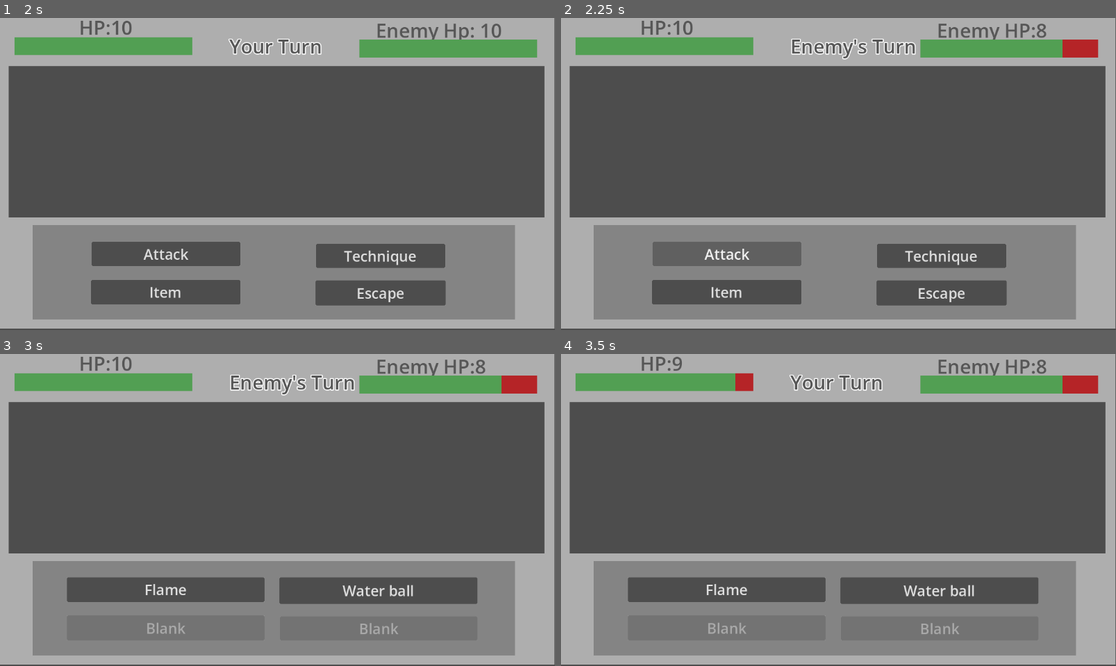
Above: before the commit, frames 1-4 (two rows, left to right).
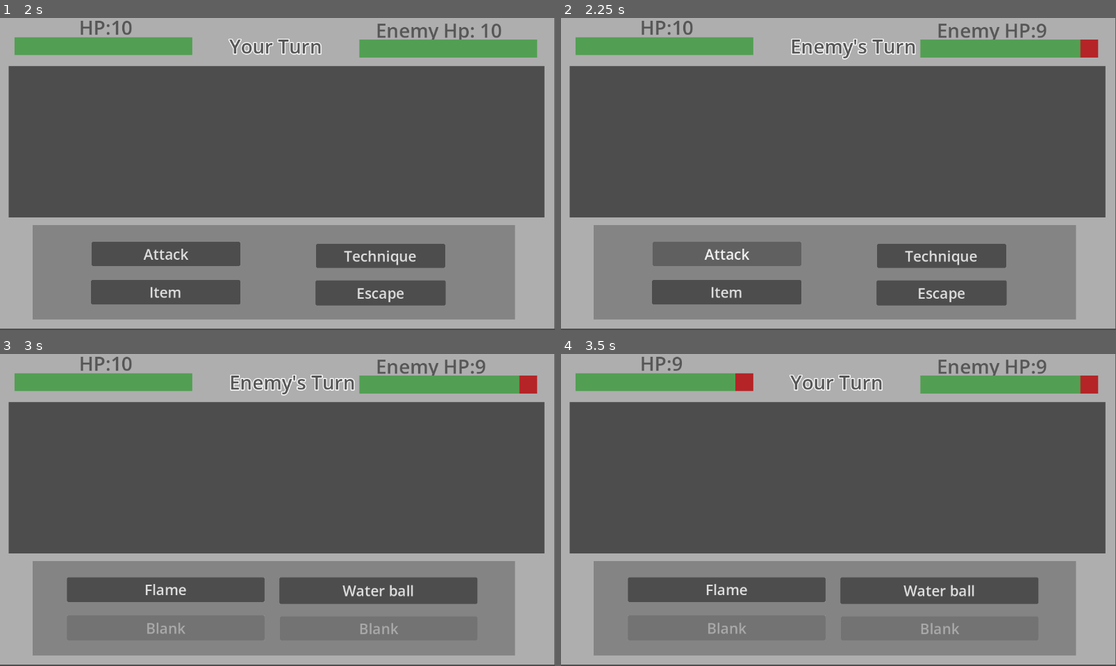
Above: after the commit, the same moments.

Repository: harrilo-boop/Final-design
Game: Godot game, scene res://scenes/overworld.tscn
Same seed, same stepped clock (60 frames per second), same inputs: the game is played once before the commit and once after it.
Inputs:
- Up to frame 1 (2 s): tap Enter at 0.5 s; hold D (ui_right) 0.53-1.28 s; tap Space at 1.25 s; hold S (ui_down) from 1.28 s (still down)
- Up to frame 2 (2.25 s): release S (ui_down) at 2 s; click "Attack" at 2 s
- Up to frame 3 (3 s): click "Technique" at 2.75 s
- Up to frame 4 (3.5 s): no input

Frame 1 is identical in both runs. In frame 2, 0.2% of the frame differs, in the area x 85-94%, y 2-13%; in frame 3, 0.2%; in frame 4, 0.2%.

Commit message:
Developing weapon system and techniques fixing

Diff:
--- /dev/null
+++ b/final-project/resources/Item/Defend_base1.tres
@@ -0,0 +1,10 @@
+[gd_resource type="Resource" script_class="item_resource" format=3 uid="uid://c8wqwmqpf3roy"]
+
+[ext_resource type="Script" uid="uid://dbd68g4nt4do" path="res://script/resource_item.gd" id="1_h1nvb"]
+
+[resource]
+script = ExtResource("1_h1nvb")
+type = 2
+defend_amount = 5
+duration_round = 3
+metadata/_custom_type_script = "uid://dbd68g4nt4do"
--- /dev/null
+++ b/final-project/resources/Item/Heal_base1.tres
@@ -0,0 +1,10 @@
+[gd_resource type="Resource" script_class="item_resource" format=3 uid="uid://dqrcqil83oers"]
+
+[ext_resource type="Script" uid="uid://dbd68g4nt4do" path="res://script/resource_item.gd" id="1_dpl11"]
+
+[resource]
+script = ExtResource("1_dpl11")
+item_name = "Heal Potion"
+type = 3
+heal_amount = 5
+metadata/_custom_type_script = "uid://dbd68g4nt4do"
--- a/final-project/resources/Tech/Heal_tech1.tres
+++ b/final-project/resources/Tech/Heal_tech1.tres
@@ -9,4 +9,5 @@
 tech_atk = 0
 tech_hp = 4
 tech_tp = 4
+required_level = 2
 metadata/_custom_type_script = "uid://cdhyyklnof0xc"
--- a/final-project/resources/Weapon/Weapon_base1.tres
+++ b/final-project/resources/Weapon/Weapon_base1.tres
@@ -5,5 +5,5 @@
 [resource]
 script = ExtResource("1_kjib2")
 weapon_name = "Starter sword"
-weapon_atk = 2
+weapon_atk = 5
 metadata/_custom_type_script = "uid://3carq7cxrsxi"
--- a/final-project/resources/Weapon/Weapon_base2.tres
+++ b/final-project/resources/Weapon/Weapon_base2.tres
@@ -5,5 +5,5 @@
 [resource]
 script = ExtResource("1_q48t2")
 weapon_name = "Wood sword"
-weapon_atk = 2
+weapon_atk = 4
 metadata/_custom_type_script = "uid://3carq7cxrsxi"
--- a/final-project/scenes/Town.tscn
+++ b/final-project/scenes/Town.tscn
@@ -12,9 +12,6 @@
 [sub_resource type="RectangleShape2D" id="RectangleShape2D_g5sqg"]
 size = Vector2(189, 306)
 
-[sub_resource type="RectangleShape2D" id="RectangleShape2D_gry36"]
-size = Vector2(174, 345.25)
-
 [sub_resource type="RectangleShape2D" id="RectangleShape2D_8xh0m"]
 size = Vector2(165, 109)
 
@@ -23,6 +20,9 @@
 
 [sub_resource type="RectangleShape2D" id="RectangleShape2D_66q70"]
 size = Vector2(150.5, 55.5)
+
+[sub_resource type="RectangleShape2D" id="RectangleShape2D_gry36"]
+size = Vector2(106.5, 349.75)
 
 [node name="Node2D" type="Node2D" unique_id=165869705 node_paths=PackedStringArray("player")]
 script = ExtResource("1_26hdk")
@@ -48,12 +48,6 @@
 [node name="player" parent="." unique_id=88700311 instance=ExtResource("1_vf4ci")]
 position = Vector2(1084, 467)
 
-[node name="Leave_town" type="Area2D" parent="." unique_id=873986512]
-
-[node name="CollisionShape2D" type="CollisionShape2D" parent="Leave_town" unique_id=1560306548]
-position = Vector2(1244, 467)
-shape = SubResource("RectangleShape2D_gry36")
-
 [node name="weapon_armor_collision" type="Area2D" parent="." unique_id=2110656389]
 
 [node name="CollisionShape2D" type="CollisionShape2D" parent="weapon_armor_collision" unique_id=912306859]
@@ -75,8 +69,14 @@
 shape = SubResource("RectangleShape2D_66q70")
 debug_color = Color(0.59607846, 0.4509804, 0.8039216, 0.41960785)
 
-[connection signal="body_entered" from="Leave_town" to="." method="_leave_town"]
+[node name="To_Town" type="Area2D" parent="." unique_id=833547404]
+
+[node name="CollisionShape2D" type="CollisionShape2D" parent="To_Town" unique_id=174576523]
+position = Vector2(1204.75, 473.125)
+shape = SubResource("RectangleShape2D_gry36")
+
 [connection signal="body_entered" from="weapon_armor_collision" to="." method="_WAshop_enter"]
 [connection signal="body_exited" from="weapon_armor_collision" to="." method="_WAshop_leave"]
 [connection signal="body_entered" from="technique_collision" to="." method="_Tshop_enter"]
 [connection signal="body_exited" from="technique_collision" to="." method="_Tshop_leave"]
+[connection signal="body_entered" from="To_Town" to="." method="_leave_town"]
--- a/final-project/scenes/overworld.tscn
+++ b/final-project/scenes/overworld.tscn
@@ -3,8 +3,8 @@
 [ext_resource type="PackedScene" uid="uid://cg7dhxiq2vh30" path="res://scenes/player.tscn" id="1_o5qli"]
 [ext_resource type="PackedScene" uid="uid://bocov7t2rxj7c" path="res://scenes/enemy.tscn" id="2_0wfyh"]
 
-[sub_resource type="RectangleShape2D" id="RectangleShape2D_16ktt"]
-size = Vector2(126, 60)
+[sub_resource type="RectangleShape2D" id="RectangleShape2D_u2ss0"]
+size = Vector2(151, 69.5)
 
 [node name="Node2D" type="Node2D" unique_id=173114822]
 
@@ -14,10 +14,18 @@
 [node name="Enemy" parent="." unique_id=790093923 instance=ExtResource("2_0wfyh")]
 position = Vector2(592, 296)
 
-[node name="Area2D" type="Area2D" parent="." unique_id=1879005621]
+[node name="Itembox(Testing)" type="Area2D" parent="." unique_id=1072021278]
 
-[node name="CollisionShape2D" type="CollisionShape2D" parent="Area2D" unique_id=1036665933]
-position = Vector2(163, 186)
-shape = SubResource("RectangleShape2D_16ktt")
+[node name="CollisionShape2D" type="CollisionShape2D" parent="Itembox(Testing)" unique_id=1292341469]
+position = Vector2(556, 115)
+shape = SubResource("RectangleShape2D_u2ss0")
+debug_color = Color(0.97490984, 0.84476835, 0.36578062, 0.41960785)
 
-[connection signal="body_entered" from="Area2D" to="player" method="_to_town"]
+[node name="To_Town" type="Area2D" parent="." unique_id=1537175516]
+
+[node name="CollisionShape2D" type="CollisionShape2D" parent="To_Town" unique_id=1001402411]
+position = Vector2(142, 217)
+rotation = 1.5707964
+shape = SubResource("RectangleShape2D_u2ss0")
+
+[connection signal="body_entered" from="To_Town" to="player" method="_to_town"]
--- a/final-project/script/global.gd
+++ b/final-project/script/global.gd
@@ -1,5 +1,7 @@
 extends Node
 #All Variables for player in game
+
+
 @export var weapon_resource: Resource
 @export var armor_resource: Resource
 @export var tech_resource: Resource
@@ -11,11 +13,13 @@
 #Player's stats
 var player_tp:int = 20
 var max_tp:int = 20
-var weapon_atk:int = 2
+var weapon_atk:int = 1
 var armor_def:int = 1
 
-#Player's tech options
+#Player's current
 var equipped_tech: Array[tech_resource] = [null, null, null, null]
+var current_weapon: Array[weapon_resource] = [null]
+var current_armor: Array[armor_resource] = [null]
 
 #Player's experience system
 var player_xp:int = 0
@@ -26,7 +30,6 @@
 
 #For locating player's last position before entering the battle
 var last_position: Vector2 = Vector2.ZERO
-var previous_scene: String = ""
 
 #Enemy's health
 var enemy_hp:int = 10
@@ -52,6 +55,11 @@
 	"Heal (Low)": load("res://resources/Tech/Heal_tech1.tres")
 }
 
+var weapons = {
+	#All weapons
+	"Starter sword": load("res://resources/Weapon/Weapon_base1.tres"),
+	"Wood sword": load("res://resources/Weapon/Weapon_base2.tres")
+}
 
 #Current technique using as start condition
 func _ready() -> void:
@@ -59,32 +67,33 @@
 	equipped_tech[1] = load("res://resources/Tech/Water_tech1.tres")
 	equipped_tech[2] = null
 	equipped_tech[3] = null
+	current_weapon[0] = load("res://resources/Weapon/Weapon_base1.tres")
+	current_armor[0] = load("res://resources/Armor/Armor_base1.tres")
 
+func player_stats() -> void:
+	#Current weapon using
+	weapon_atk = current_armor[0].weapon_atk
+	#Current armor using
+	armor_def = armor_resource.armor_def
 
+#Updating player's health after battle
 func battle_hp_update(total_enemy_attack: int) -> void:
-	#Updating player's health after battle
 	player_hp = player_hp - total_enemy_attack
 
+#Updating player's xp after battle
 func battle_xp_update(xp_earn: int) -> void:
-	#Updating player's xp after battle
 	player_xp = player_xp + xp_earn
 	check_levelup()
 
+#Setting the xp requirement for every level
 func level_up(xp_level: int) -> int:
-	#Setting the xp requirement for every level
 	var basic_xp:int = 10
 	return int(basic_xp * xp_level)
 
+#Checkinng whever can player level up
 func check_levelup() -> void:
-	#Checkinng whever can player level up
 	if player_xp >= xp_needed and xp_level <= max_level:
 		player_xp -= xp_needed
 		xp_level += 1
 		xp_needed = level_up(xp_level)
-		print(xp_level , "and" , xp_needed) #For testing use
-
-func player_stats() -> void:
-	#Current weapon using
-	weapon_atk = weapon_resource.weapon_atk
-	#Current armor using
-	armor_def = armor_resource.armor_def
+		print("Lv.", xp_level , "and" , xp_needed, "Require for next level") #For testing use
--- a/final-project/script/player.gd
+++ b/final-project/script/player.gd
@@ -24,12 +24,12 @@
 		Global.last_position = Vector2.ZERO
 	Global.last_position = Vector2.ZERO
 
+
 func _process(delta: float) -> void:
 	move_player()
 	handle_attack()
 	if Input.is_action_just_pressed("ui_pause"):
 		get_tree().call_deferred("change_scene_to_file", "res://scenes/Pause_menu.tscn")
-
 
 func move_player() -> void:
 	var direction: Vector2 = Vector2(0.0, 0.0)
--- /dev/null
+++ b/final-project/script/resource_item.gd
@@ -0,0 +1,23 @@
+extends Resource
+
+class_name item_resource
+
+@export_group("Main_item")
+@export var item_icon: Texture2D
+@export var item_name: String
+
+@export_group("Classification")
+enum item_type{none, attack, defend, heal, other}
+@export var type: item_type = item_type.none
+
+@export_group("Heal")
+@export var heal_amount:int = 0
+
+@export_group("attack")
+@export var attack_amount:int = 0
+enum Ability{None, Fire, Water, Electric, Wind}
+@export var ability_type: Ability = Ability.None
+
+@export_group("defend")
+@export var defend_amount:int = 0
+@export var duration_round:int = 0
--- a/final-project/script/resource_tech.gd
+++ b/final-project/script/resource_tech.gd
@@ -6,5 +6,6 @@
 @export var tech_atk:int = 1
 @export var tech_hp:int = 0
 @export var tech_tp:int = 1
+@export var required_level:int = 0
 
 enum abilities{None, Fire, Water, Electric, Wind, support, heal}
Not shown, added: final-project/script/resource_item.gd.uid
